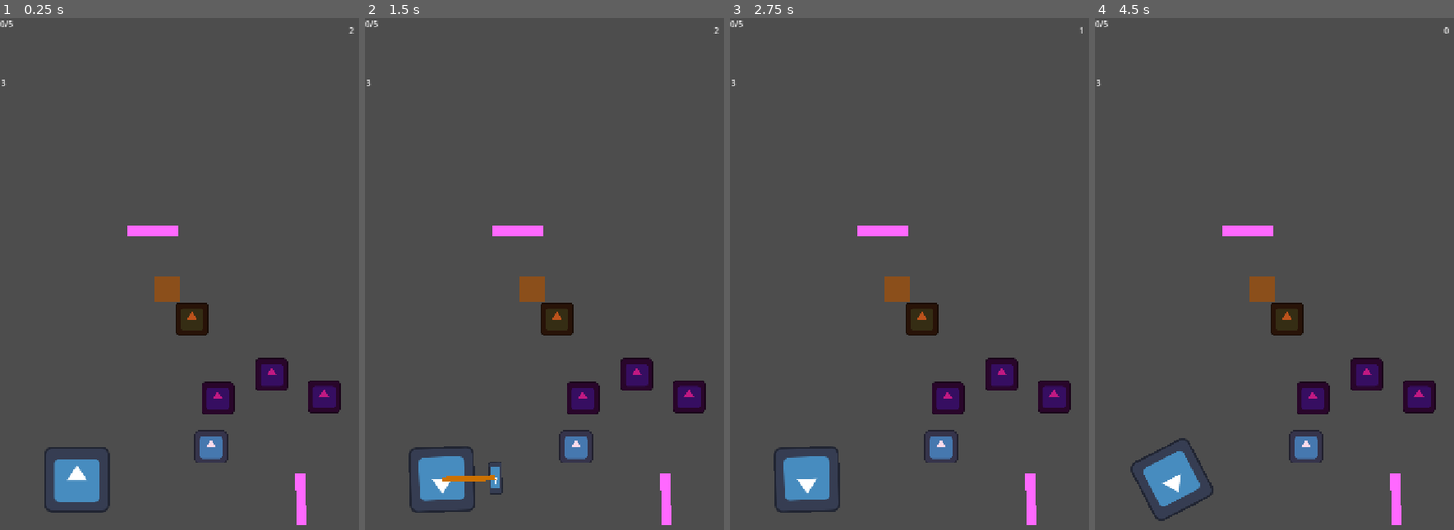
Above: before the commit, frames 1-4 (left to right).
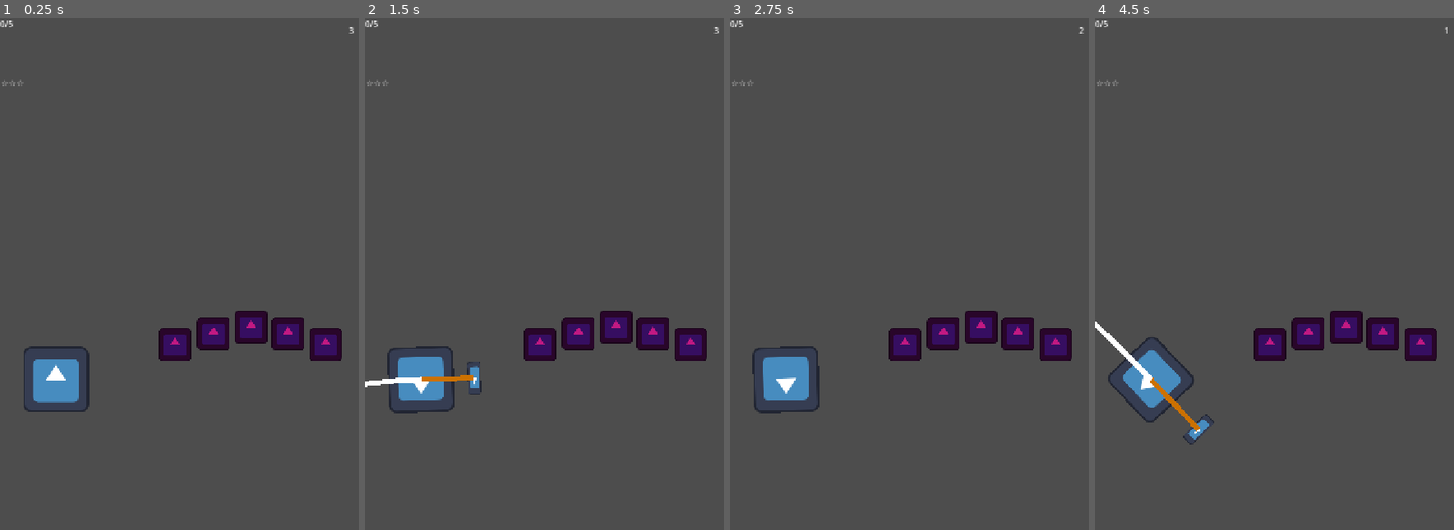
Above: after the commit, the same moments.

Repository: rizayuksel/pop-a-pop
Game: Godot game, scene res://scenes/level_1.tscn
Same seed, same stepped clock (60 frames per second), same inputs: the game is played once before the commit and once after it. The engine's default icon, where the game draws it, is replaced by a stand-in: a white triangle on a blue panel in a dark square.
Inputs (mouse positions are in pixels of both pictures, inside the frame that each line leads up to):
- Up to frame 1 (0.25 s): no input
- Up to frame 2 (1.5 s): tap Enter at 0.5 s; move the mouse to (630, 314) at 0.52 s; click (630, 314) at 0.67 s; tap Space at 1.25 s; drag from (476, 381) to (637, 376) at 1.27 s
- Up to frame 3 (2.75 s): move the mouse to (952, 202) at 2.02 s; click (952, 202) at 2.17 s
- Up to frame 4 (4.5 s): tap Enter at 2.75 s; drag from (1260, 478) to (1418, 396) at 2.77 s; move the mouse to (1389, 442) at 3.52 s; click (1389, 442) at 3.67 s; tap Space at 4.25 s; drag from (1170, 248) to (1313, 396) at 4.27 s

The runs differ from the first frame. In frame 1, 9.3% of the frame differs, in the area x 0-99%, y 2-100%; in frame 2, 9.8%; in frame 3, 9.3%; in frame 4, 9.7%.

Commit message:
feat: implement main menu, connect UI navigation loop, and fix save manager progress logic

Diff:
--- a/project.godot
+++ b/project.godot
@@ -15,6 +15,10 @@
 config/features=PackedStringArray("4.7", "GL Compatibility")
 config/icon="res://icon.svg"
 
+[autoload]
+
+SaveManager="*uid://clb52cw6ogrwy"
+
 [display]
 
 window/size/viewport_width=720
--- a/scenes/level_1.tscn
+++ b/scenes/level_1.tscn
@@ -5,19 +5,15 @@
 [ext_resource type="PackedScene" uid="uid://hho1410i6hrc" path="res://scenes/level_2.tscn" id="2_15mv3"]
 [ext_resource type="Script" uid="uid://nvvsupnkt362" path="res://scripts/bow.gd" id="3_jyhfs"]
 [ext_resource type="PackedScene" uid="uid://bw8n28q6u2mbb" path="res://scenes/balloon.tscn" id="4_jyhfs"]
-[ext_resource type="PackedScene" uid="uid://cluocltwlltwx" path="res://scenes/ice_balloon.tscn" id="5_tefeu"]
-[ext_resource type="PackedScene" uid="uid://b5l6ipxxfj30s" path="res://scenes/fire_balloon.tscn" id="6_o6xl0"]
 [ext_resource type="PackedScene" uid="uid://32p7ysxh4omg" path="res://scenes/ui.tscn" id="7_o6xl0"]
-[ext_resource type="PackedScene" uid="uid://m4wc2udpxngg" path="res://scenes/mud.tscn" id="9_e3sih"]
-[ext_resource type="PackedScene" uid="uid://c61rm7cacm1uf" path="res://scenes/bouncer.tscn" id="10_2y5yt"]
 
 [node name="Main" type="Node2D" unique_id=202816392]
 script = ExtResource("1_sugp2")
-level_arrows = 2
+level_arrows = 3
 next_level_scene = ExtResource("2_15mv3")
 
 [node name="Bow" type="Sprite2D" parent="." unique_id=1068517331]
-position = Vector2(150, 900)
+position = Vector2(109, 705)
 texture = ExtResource("1_0wfyh")
 script = ExtResource("3_jyhfs")
 
@@ -27,32 +23,24 @@
 scale = Vector2(0.2, 0.5)
 texture = ExtResource("1_0wfyh")
 
+[node name="Line2D" type="Line2D" parent="Bow" unique_id=313548255]
+
 [node name="Balloon" parent="." unique_id=1069062386 instance=ExtResource("4_jyhfs")]
-position = Vector2(529, 696)
+position = Vector2(341, 637)
 
 [node name="Balloon3" parent="." unique_id=580813185 instance=ExtResource("4_jyhfs")]
-position = Vector2(631, 738)
+position = Vector2(489, 603)
 
 [node name="Balloon2" parent="." unique_id=1234750033 instance=ExtResource("4_jyhfs")]
-position = Vector2(424, 742)
+position = Vector2(416, 616)
 
 [node name="RubberBand" type="Line2D" parent="." unique_id=918229744]
 default_color = Color(0.7993065, 0.44433373, 0, 1)
 
-[node name="Balloon4" parent="." unique_id=1016218466 instance=ExtResource("5_tefeu")]
-position = Vector2(411, 837)
-
-[node name="Balloon5" parent="." unique_id=1097028430 instance=ExtResource("6_o6xl0")]
-position = Vector2(374, 587)
-
 [node name="UI" parent="." unique_id=1367951368 instance=ExtResource("7_o6xl0")]
 
-[node name="Mud" parent="." unique_id=1641655694 instance=ExtResource("9_e3sih")]
-position = Vector2(323, 526)
+[node name="Balloon4" parent="." unique_id=2141532563 instance=ExtResource("4_jyhfs")]
+position = Vector2(561, 616)
 
-[node name="Bouncer" parent="." unique_id=899775968 instance=ExtResource("10_2y5yt")]
-position = Vector2(297, 414)
-
-[node name="Bouncer2" parent="." unique_id=765628175 instance=ExtResource("10_2y5yt")]
-position = Vector2(586, 939)
-rotation = 1.5553225
+[node name="Balloon5" parent="." unique_id=1208574902 instance=ExtResource("4_jyhfs")]
+position = Vector2(634, 637)
--- a/scenes/level_2.tscn
+++ b/scenes/level_2.tscn
@@ -23,6 +23,8 @@
 scale = Vector2(0.2, 0.5)
 texture = ExtResource("2_ne2mo")
 
+[node name="Line2D" type="Line2D" parent="Bow" unique_id=440924431]
+
 [node name="Balloon" parent="." unique_id=1069062386 instance=ExtResource("4_que50")]
 position = Vector2(319, 436)
 
--- /dev/null
+++ b/scenes/main_menu.tscn
@@ -0,0 +1,54 @@
+[gd_scene format=3 uid="uid://djbrf26740nxc"]
+
+[ext_resource type="Script" uid="uid://ba1jqvffmcrxh" path="res://scripts/main_menu.gd" id="1_l6cm7"]
+[ext_resource type="Texture2D" uid="uid://b6o8aa2i25ek7" path="res://assets/GameLogo.png" id="2_ekxnf"]
+
+[node name="MainMenu" type="Control" unique_id=1674341012]
+layout_mode = 3
+anchors_preset = 15
+anchor_right = 1.0
+anchor_bottom = 1.0
+grow_horizontal = 2
+grow_vertical = 2
+script = ExtResource("1_l6cm7")
+
+[node name="ColorRect" type="ColorRect" parent="." unique_id=581223450]
+layout_mode = 1
+anchors_preset = 15
+anchor_right = 1.0
+anchor_bottom = 1.0
+grow_horizontal = 2
+grow_vertical = 2
+color = Color(0, 0.6862117, 0.8006563, 1)
+
+[node name="VBoxContainer" type="VBoxContainer" parent="." unique_id=656556656]
+layout_mode = 1
+anchors_preset = 8
+anchor_left = 0.5
+anchor_top = 0.5
+anchor_right = 0.5
+anchor_bottom = 0.5
+offset_left = -20.0
+offset_top = -20.0
+offset_right = 20.0
+offset_bottom = 20.0
+grow_horizontal = 2
+grow_vertical = 2
+theme_override_constants/separation = 40
+
+[node name="GameLogo" type="TextureRect" parent="VBoxContainer" unique_id=1103653739]
+custom_minimum_size = Vector2(600, 200)
+layout_mode = 2
+size_flags_vertical = 0
+texture = ExtResource("2_ekxnf")
+expand_mode = 1
+
+[node name="PlayButton" type="Button" parent="VBoxContainer" unique_id=878573542]
+custom_minimum_size = Vector2(0, 80)
+layout_mode = 2
+text = "Play"
+
+[node name="QuitButton" type="Button" parent="VBoxContainer" unique_id=1576209740]
+custom_minimum_size = Vector2(0, 80)
+layout_mode = 2
+text = "Quit"
--- a/scenes/ui.tscn
+++ b/scenes/ui.tscn
@@ -117,3 +117,8 @@
 [node name="SuccessRestartButton" type="Button" parent="BaseControl/LevelCompletePanel/HBoxContainer" unique_id=2065967444]
 layout_mode = 2
 text = "↻"
+
+[node name="FinalStarsLabel" type="Label" parent="BaseControl/LevelCompletePanel" unique_id=1343618756]
+layout_mode = 0
+offset_right = 40.0
+offset_bottom = 23.0
--- a/scripts/bow.gd
+++ b/scripts/bow.gd
@@ -8,9 +8,17 @@
 var is_dragging = false
 var drag_start_position = Vector2.ZERO
 var is_active = true
+var trajectory_length: int = 30
+var time_step: float = 0.05
 
 @onready var rubber_band = $"../RubberBand"
 @onready var loaded_arrow = $LoadedArrow
+@onready var trajectory_line = $Line2D
+
+func _ready():
+	trajectory_line.top_level = true
+	trajectory_line.global_position = Vector2.ZERO
+	hide_trajectory()
 
 func _unhandled_input(event):
 	if not is_active:
@@ -27,6 +35,7 @@
 			rubber_band.clear_points()
 			var drag_end_position = get_global_mouse_position()
 			_shoot_arrow(drag_start_position, drag_end_position)
+			hide_trajectory()
 
 func _process(_delta):
 	if is_dragging and is_active:
@@ -44,6 +53,16 @@
 		rubber_band.add_point(draw_point)
 
 		loaded_arrow.position = Vector2(-pull_distance, 0)
+
+		if pull_distance >= 80.0:
+			var direction = drag_vector.normalized()
+			var speed = pull_distance * 10.0
+			var initial_velocity = direction * speed
+			var gravity = ProjectSettings.get_setting("physics/2d/default_gravity")
+
+			update_trajectory(global_position, initial_velocity, gravity)
+		else:
+			hide_trajectory()
 
 func _shoot_arrow(start_pos, end_pos):
 	var drag_vector = start_pos - end_pos
@@ -63,3 +82,14 @@
 	arrow.apply_central_impulse(direction * speed)
 
 	emit_signal("arrow_shot")
+
+func update_trajectory(start_pos: Vector2, initial_velocity: Vector2, gravity: float):
+	trajectory_line.clear_points()
+
+	for i in range(trajectory_length):
+		var t = i * time_step
+		var current_point = start_pos + (initial_velocity * t) + (0.5 * Vector2(0, gravity) * t * t)
+		trajectory_line.add_point(current_point)
+
+func hide_trajectory():
+	trajectory_line.clear_points()
--- a/scripts/main.gd
+++ b/scripts/main.gd
@@ -1,8 +1,9 @@
 extends Node2D
 
 @export var level_arrows: int = 5
-@export var first_star_target: int = 3
+@export var star_targets: Array[int] = [3, 4, 5]
 @export var next_level_scene: PackedScene
+@export var level_id: String = "level_1"
 
 @onready var ui = $UI
 @onready var bow = $Bow
@@ -10,22 +11,26 @@
 func _ready():
 	bow.arrow_shot.connect(_on_bow_arrow_shot)
 	ui.next_level_requested.connect(_on_next_level_requested)
-	ui.level_completed.connect(_on_level_completed) # Yeni sinyali bağladık
+	ui.level_completed.connect(_on_level_completed)
 
 	var balloon_count = get_tree().get_nodes_in_group("balloons").size()
-	ui.setup_level(balloon_count, level_arrows, first_star_target)
+	ui.setup_level(balloon_count, level_arrows, star_targets)
 
 	bow.is_active = ui.arrows_left > 0
+	print(level_id, " için cihazda kayıtlı yıldız: ", SaveManager.get_level_stars(level_id))
 
 func _on_bow_arrow_shot():
 	ui.use_arrow()
 	if ui.arrows_left <= 0:
 		bow.is_active = false
 
-		# Wait 5 seconds for high-angle shots to land
 		await get_tree().create_timer(5.0).timeout
 
-		ui.show_game_over()
+		if not ui.is_level_finished:
+			if ui.earned_stars > 0:
+				ui.show_level_complete()
+			else:
+				ui.show_game_over()
 
 func _on_next_level_requested():
 	if next_level_scene != null:
@@ -33,3 +38,4 @@
 
 func _on_level_completed():
 	bow.is_active = false
+	SaveManager.save_level_progress(level_id, ui.earned_stars)
--- /dev/null
+++ b/scripts/main_menu.gd
@@ -0,0 +1,14 @@
+extends Control
+
+@onready var play_button = $VBoxContainer/PlayButton
+@onready var quit_button = $VBoxContainer/QuitButton
+
+func _ready():
+	play_button.pressed.connect(_on_play_pressed)
+	quit_button.pressed.connect(_on_quit_pressed)
+
+func _on_play_pressed():
+	get_tree().change_scene_to_file("res://scenes/level_1.tscn")
+
+func _on_quit_pressed():
+	get_tree().quit()
--- /dev/null
+++ b/scripts/save_manager.gd
@@ -0,0 +1,45 @@
+extends Node
+
+const SAVE_PATH = "user://save_data.json"
+
+var save_data: Dictionary = {
+	"levels": {}
+}
+
+func _ready():
+	load_game()
+
+func save_game():
+	var file = FileAccess.open(SAVE_PATH, FileAccess.WRITE)
+	if file:
+		var json_string = JSON.stringify(save_data)
+		file.store_line(json_string)
+		file.close()
+
+func load_game():
+	if not FileAccess.file_exists(SAVE_PATH):
+		return
+
+	var file = FileAccess.open(SAVE_PATH, FileAccess.READ)
+	if file:
+		var json_string = file.get_as_text()
+		file.close()
+
+		var json = JSON.new()
+		var error = json.parse(json_string)
+		if error == OK:
+			save_data = json.data
+
+func save_level_progress(level_id: String, stars: int):
+	if not save_data["levels"].has(level_id):
+		save_data["levels"][level_id] = {"stars": 0, "unlocked": true}
+
+	if stars > save_data["levels"][level_id]["stars"]:
+		save_data["levels"][level_id]["stars"] = stars
+
+	save_game()
+
+func get_level_stars(level_id: String) -> int:
+	if save_data["levels"].has(level_id):
+		return int(save_data["levels"][level_id]["stars"])
+	return 0
--- a/scripts/ui.gd
+++ b/scripts/ui.gd
@@ -1,7 +1,7 @@
 extends CanvasLayer
 
 signal next_level_requested
-signal level_completed # Yöneticimize oyunun kazanıldığını haber vermek için
+signal level_completed
 
 @onready var arrows_label = $BaseControl/ArrowsLabel
 @onready var level_progress_label = $BaseControl/LevelProgressLabel
@@ -14,12 +14,14 @@
 @onready var home_button = $BaseControl/LevelCompletePanel/HBoxContainer/HomeButton
 @onready var success_restart_button = $BaseControl/LevelCompletePanel/HBoxContainer/SuccessRestartButton
 @onready var next_level_button = $BaseControl/LevelCompletePanel/HBoxContainer/NextLevelButton
+@onready var final_stars_label = $BaseControl/LevelCompletePanel/FinalStarsLabel
 
 var arrows_left = 0
 var popped_balloons = 0
 var total_balloons = 0
-var next_star_target = 0
-var is_level_finished = false # Oyunun bitip bitmediğini takip eden şalter
+var star_targets: Array[int] = []
+var earned_stars = 0
+var is_level_finished = false
 
 func _ready():
 	restart_button.pressed.connect(_on_restart_pressed)
@@ -27,11 +29,12 @@
 	success_restart_button.pressed.connect(_on_restart_pressed)
 	home_button.pressed.connect(_on_home_pressed)
 
-func setup_level(total: int, arrows: int, star_target: int):
+func setup_level(total: int, arrows: int, targets: Array[int]):
 	total_balloons = total
 	arrows_left = arrows
-	next_star_target = star_target
+	star_targets = targets
 	popped_balloons = 0
+	earned_stars = 0
 	is_level_finished = false
 	update_ui()
 
@@ -52,15 +55,26 @@
 		return true
 	return false
 
+func calculate_stars() -> int:
+	var stars = 0
+	for target in star_targets:
+		if popped_balloons >= target:
+			stars += 1
+	return stars
+
 func update_ui():
 	arrows_label.text = str(arrows_left)
 	level_progress_label.text = str(popped_balloons) + "/" + str(total_balloons)
 
-	var to_next_star = next_star_target - popped_balloons
-	if to_next_star > 0:
-		star_progress_label.text = str(to_next_star)
-	else:
-		star_progress_label.text = "★"
+	earned_stars = calculate_stars()
+
+	var star_text = ""
+	for i in range(3):
+		if i < earned_stars:
+			star_text += "★"
+		else:
+			star_text += "☆"
+	star_progress_label.text = star_text
 
 func show_game_over():
 	if not is_level_finished:
@@ -70,6 +84,16 @@
 func show_level_complete():
 	if not is_level_finished:
 		is_level_finished = true
+
+		# Format stars for the final panel
+		var final_star_text = ""
+		for i in range(3):
+			if i < earned_stars:
+				final_star_text += "★"
+			else:
+				final_star_text += "☆"
+
+		final_stars_label.text = final_star_text
 		level_complete_panel.visible = true
 		level_completed.emit()
 
@@ -80,4 +104,4 @@
 	next_level_requested.emit()
 
 func _on_home_pressed():
-	print("Home menu will be loaded here!")
+	get_tree().change_scene_to_file("res://scenes/main_menu.tscn")
Binary file added: assets/GameLogo.png
Not shown, added: assets/GameLogo.png.import
Not shown, added: scripts/main_menu.gd.uid
Not shown, added: scripts/save_manager.gd.uid
Not shown, added: .DS_Store
Not shown, added: assets/.DS_Store
